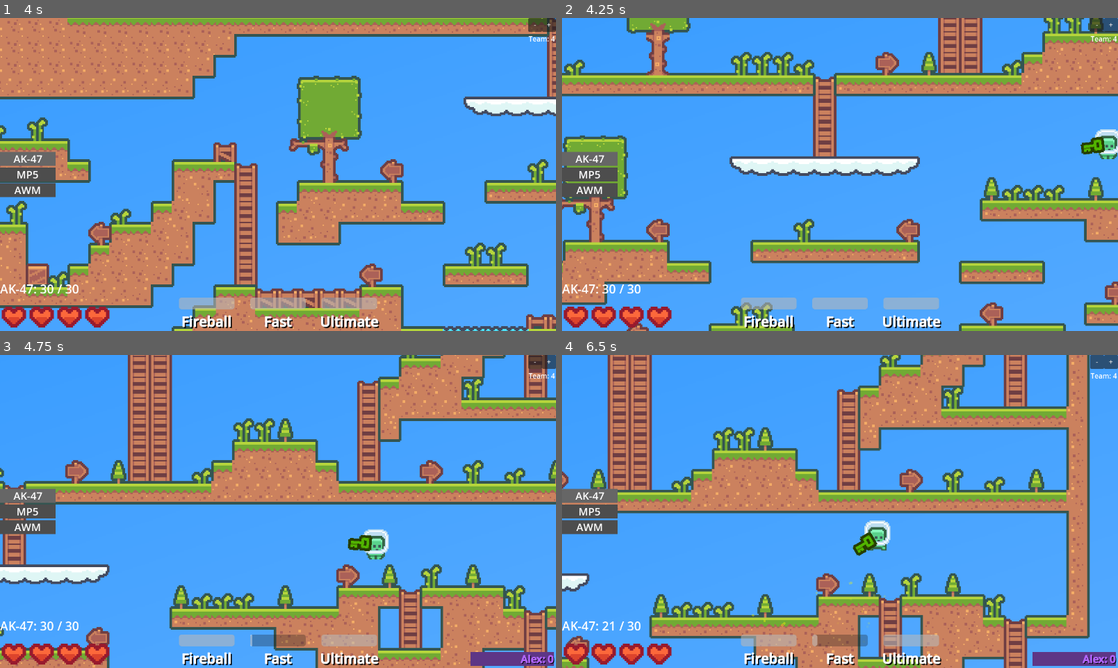
Above: before the commit, frames 1-4 (two rows, left to right).
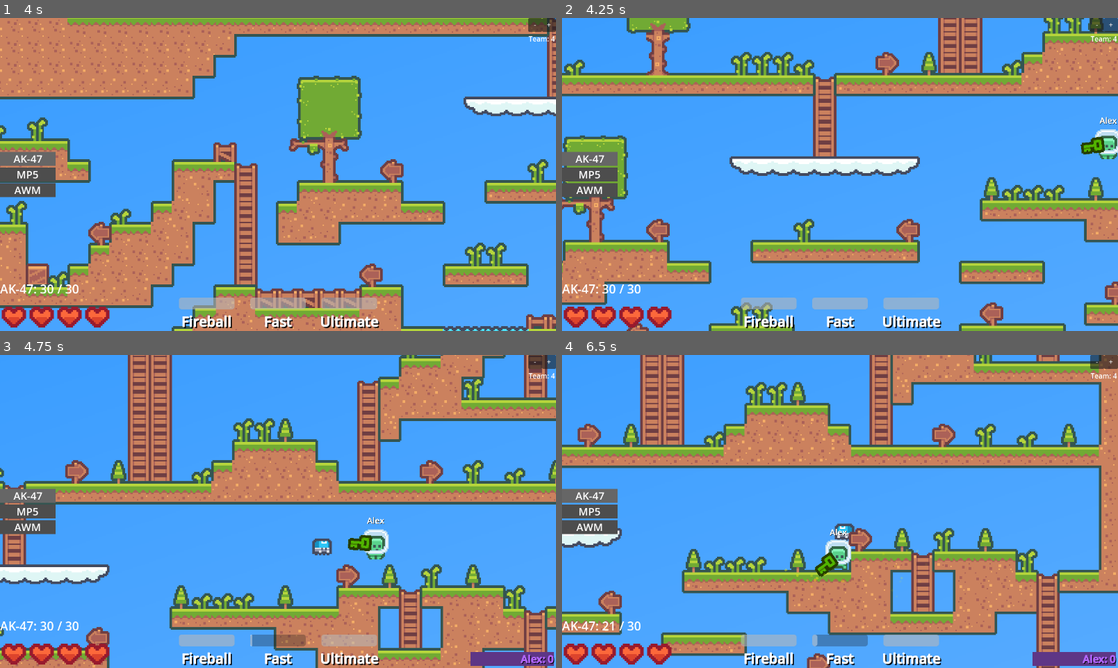
Above: after the commit, the same moments.

Repository: F1zzy31f/Glob-Game
Game: Godot game, scene res://scenes/MainMenu.tscn
The game is run twice, just before and just after one commit, with the same random seed, the same clock (stepped at 60 frames per second) and the same inputs.
Inputs (mouse positions are in pixels of both pictures, inside the frame that each line leads up to):
- Up to frame 1 (4 s): click (278, 136) at 0.52 s; type "Alex" at 0.6 s; click "Play" at 1.25 s; click (278, 136) at 2.02 s; type "12" at 2.1 s; click "Host Game" at 2.75 s; tap Enter at 3.5 s; move the mouse to (400, 158) at 3.52 s; hold D (move_right) from 3.53 s (still down); tap Q (ability_active_1) at 3.6 s; tap Space (jump) at 3.77 s; tap E (ability_active_2) at 3.8 s
- Up to frame 2 (4.25 s): keep holding D (move_right); tap Space (jump) at 4.07 s
- Up to frame 3 (4.75 s): keep holding D (move_right); move the mouse to (166, 527) at 4.27 s; tap E (ability_active_2) at 4.35 s; tap Space (jump) at 4.52 s; tap Z (ability_ultimate) at 4.55 s
- Up to frame 4 (6.5 s): tap Space (jump) at 4.82, 6.02, 6.05, 6.32 s; move the mouse to (895, 442) at 5.02 s; release D (move_right) at 5.03 s; press the mouse at (895, 442) at 5.03 s; hold A (move_left) 5.03-5.78 s; tap Z (ability_ultimate) at 5.1 s; move the mouse to (812, 574) at 5.77 s; release the mouse at (812, 574) at 5.78 s; hold D (move_right) from 5.78 s (still down); click (812, 574) at 5.85 s

Frame 1 is identical in both runs. In frame 2, less than 0.1% of the frame differs, in the area x 96-100%, y 31-34%; in frame 3, 0.2%; in frame 4, 61%, in the area x 0-100%, y 0-100%.

Commit message:
Add gobolin

Diff:
--- a/scenes/Ability.tscn
+++ b/scenes/Ability.tscn
@@ -4,3 +4,5 @@
 
 [node name="Ability" type="Node2D"]
 script = ExtResource("1_w6fpx")
+ultimate_charge = null
+summon_scene = null
--- a/scenes/Fireball.tscn
+++ b/scenes/Fireball.tscn
@@ -31,9 +31,6 @@
 properties/1/path = NodePath(".:linear_velocity")
 properties/1/spawn = true
 properties/1/sync = true
-properties/2/path = NodePath(".:dormant")
-properties/2/spawn = true
-properties/2/sync = true
 
 [node name="Fireball" type="RigidBody2D"]
 physics_material_override = SubResource("PhysicsMaterial_5nlex")
--- /dev/null
+++ b/scenes/Goblin.tscn
@@ -0,0 +1,40 @@
+[gd_scene load_steps=6 format=3 uid="uid://cfm3bcjgjqtck"]
+
+[ext_resource type="Texture2D" uid="uid://c2l5ykjphywn3" path="res://assets/CharacterTileset.png" id="1_4hxfc"]
+[ext_resource type="Script" path="res://scripts/EnemyAI.gd" id="1_fahkt"]
+
+[sub_resource type="CapsuleShape2D" id="CapsuleShape2D_n0ndp"]
+radius = 7.0
+height = 24.0
+
+[sub_resource type="RectangleShape2D" id="RectangleShape2D_w7m3h"]
+size = Vector2(14, 3)
+
+[sub_resource type="SceneReplicationConfig" id="SceneReplicationConfig_g0pct"]
+properties/0/path = NodePath(".:position")
+properties/0/spawn = true
+properties/0/sync = true
+
+[node name="Goblin" type="CharacterBody2D" groups=["Hurtable"]]
+script = ExtResource("1_fahkt")
+speed = 32
+
+[node name="Collider" type="CollisionShape2D" parent="."]
+shape = SubResource("CapsuleShape2D_n0ndp")
+
+[node name="Sprite" type="Sprite2D" parent="."]
+z_index = 3
+texture = ExtResource("1_4hxfc")
+region_enabled = true
+region_rect = Rect2(0, 48, 24, 24)
+
+[node name="Foot" type="Area2D" parent="."]
+collision_layer = 0
+collision_mask = 2
+
+[node name="Collider" type="CollisionShape2D" parent="Foot"]
+position = Vector2(0, 11)
+shape = SubResource("RectangleShape2D_w7m3h")
+
+[node name="MultiplayerSynchronizer" type="MultiplayerSynchronizer" parent="."]
+replication_config = SubResource("SceneReplicationConfig_g0pct")
--- a/scenes/Player.tscn
+++ b/scenes/Player.tscn
@@ -8,6 +8,7 @@
 [ext_resource type="PackedScene" uid="uid://c8sg8bew2kv4q" path="res://scenes/Ability.tscn" id="6_1ee1w"]
 [ext_resource type="Texture2D" uid="uid://fhdr6r5xp6m6" path="res://assets/hearts_empty.png" id="6_k8qsi"]
 [ext_resource type="Texture2D" uid="uid://bxijeinbbgcn2" path="res://assets/hearts_full.png" id="7_4wlsm"]
+[ext_resource type="PackedScene" uid="uid://cfm3bcjgjqtck" path="res://scenes/Goblin.tscn" id="7_qhgxf"]
 
 [sub_resource type="CapsuleShape2D" id="CapsuleShape2D_swevk"]
 radius = 7.0
@@ -39,7 +40,7 @@
 size = Vector2(14, 3)
 
 [sub_resource type="ViewportTexture" id="ViewportTexture_qqooj"]
-viewport_path = NodePath("SubViewport")
+viewport_path = NodePath("OverheadUI")
 
 [sub_resource type="SceneReplicationConfig" id="SceneReplicationConfig_4ei3r"]
 properties/0/path = NodePath(".:position")
@@ -179,10 +180,8 @@
 [node name="Passive" parent="Abilities" instance=ExtResource("6_1ee1w")]
 type = 1
 style = 1
-buff_jump_height = null
 
 [node name="Fireball" parent="Abilities" instance=ExtResource("6_1ee1w")]
-buff_jump_height = null
 
 [node name="Fast" parent="Abilities" instance=ExtResource("6_1ee1w")]
 style = 1
@@ -191,7 +190,9 @@
 
 [node name="Ultimate" parent="Abilities" instance=ExtResource("6_1ee1w")]
 type = 2
-buff_jump_height = null
+style = 2
+ultimate_charge = true
+summon_scene = ExtResource("7_qhgxf")
 
 [node name="CanvasLayer" type="CanvasLayer" parent="."]
 
--- a/scenes/Temporary.tscn
+++ b/scenes/Temporary.tscn
@@ -1,3 +1,7 @@
 [gd_scene format=3 uid="uid://c254mlslgbhh"]
 
 [node name="Temporary" type="Node"]
+
+[node name="MultiplayerSpawner" type="MultiplayerSpawner" parent="."]
+_spawnable_scenes = PackedStringArray("res://scenes/Fireball.tscn", "res://scenes/Goblin.tscn")
+spawn_path = NodePath("..")
--- a/scripts/Ability.gd
+++ b/scripts/Ability.gd
@@ -2,23 +2,30 @@
 extends Node2D
 
 enum AbilityType{ Active, Passive, Ultimate }
-enum AbilityStyle{ Projectile, Buff, Debuff, Area, Summon }
+enum AbilityStyle{ Projectile, Buff, Summon }
 
 @export var type = AbilityType.Active
 @export var style = AbilityStyle.Projectile
 
-@export_group("Active")
+@export_group("Types")
+
+@export_subgroup("Active")
 @export var active_recharge = 32
+@export_subgroup("Ultimate")
+@export var ultimate_charge = true
+
+@export_group("Styles")
 
 @export_subgroup("Projectile")
 @export var projectile_scene = preload("res://scenes/Fireball.tscn")
 @export var projectile_speed = 256
-
 @export_subgroup("Buff")
 @export var buff_duration = 16
 @export var buff_health = 0
 @export var buff_speed = 0
 @export var buff_jump_height = 0
+@export_subgroup("Summon")
+@export var summon_scene = preload("res://scenes/Goblin.tscn")
 
 @onready var player = $"../.."
 
@@ -40,24 +47,56 @@
 
 				match style:
 					AbilityStyle.Projectile:
-						projectile.rpc((global_position - get_global_mouse_position()).normalized().limit_length(1))
+						projectile.rpc(multiplayer.get_unique_id(), (global_position - get_global_mouse_position()).normalized().limit_length(1))
 
 					AbilityStyle.Buff:
-						player.health += buff_health
-						player.speed += buff_speed
-						player.jump_height += buff_jump_height
+						buff()
 
-						await get_tree().create_timer(buff_duration).timeout
+					AbilityStyle.Summon:
+						summon.rpc(multiplayer.get_unique_id(), -(global_position - get_global_mouse_position()).normalized().limit_length(1) * 24)
 
-						player.health -= buff_health
-						player.speed -= buff_speed
-						player.jump_height -= buff_jump_height
+		AbilityType.Ultimate:
+			if ultimate_charge:
+				ultimate_charge = false
+				match style:
+						AbilityStyle.Projectile:
+							projectile.rpc(multiplayer.get_unique_id(), (global_position - get_global_mouse_position()).normalized().limit_length(1))
+
+						AbilityStyle.Buff:
+							buff()
+
+						AbilityStyle.Summon:
+							summon.rpc(multiplayer.get_unique_id(), -(global_position - get_global_mouse_position()).normalized().limit_length(1) * 24)
+
 @rpc("any_peer", "call_local")
-func projectile(aim_normal):
+func projectile(owner_id, aim_normal):
+	if multiplayer.get_unique_id() != 1: return
+
 	var new_projectile = projectile_scene.instantiate()
-	new_projectile.name = str(multiplayer.get_unique_id()) + "_" + new_projectile.name
+	new_projectile.name = str(owner_id) + "_" + new_projectile.name
+	new_projectile.global_position = global_position - (aim_normal * 24)
 
 	Temporary.add_child(new_projectile, true)
 
-	new_projectile.global_position = global_position - (aim_normal * 24)
 	new_projectile.set_axis_velocity(-aim_normal * projectile_speed)
+
+func buff():
+	player.health += buff_health
+	player.speed += buff_speed
+	player.jump_height += buff_jump_height
+
+	await get_tree().create_timer(buff_duration).timeout
+
+	player.health -= buff_health
+	player.speed -= buff_speed
+	player.jump_height -= buff_jump_height
+
+@rpc("any_peer", "call_local")
+func summon(owner_id, offset):
+	if multiplayer.get_unique_id() != 1: return
+
+	var new_summon = summon_scene.instantiate()
+	new_summon.name = str(owner_id) + "_" + new_summon.name
+	new_summon.global_position = global_position + offset
+
+	Temporary.add_child(new_summon, true)
--- /dev/null
+++ b/scripts/EnemyAI.gd
@@ -0,0 +1,80 @@
+extends CharacterBody2D
+
+@export var speed = 96
+@export var jump_height = 48
+@export var climb_speed = 128
+@export var health = 16
+@export var team_index = -1
+
+var gravity = ProjectSettings.get_setting("physics/2d/default_gravity")
+
+@onready var sprite = $Sprite
+
+var on_climbable = false
+
+class input:
+	var jump = false
+	var move_left = 0
+	var move_right = 0
+var ai_input = input.new()
+
+func _enter_tree():
+	set_multiplayer_authority(int(name.split("_")[0]), true)
+
+func _process(delta):
+	var target = Peers.get_child(1)
+	var target_vector = global_position - target.global_position
+
+	if target_vector.x > 24:
+		ai_input.move_left = 1
+		ai_input.move_right = 0
+	elif target_vector.x < -24:
+		ai_input.move_left = 0
+		ai_input.move_right = 1
+	else:
+		ai_input.move_left = 0
+		ai_input.move_right = 0
+
+	if target_vector.y > 16:
+		ai_input.jump = true
+	else:
+		ai_input.jump = false
+
+func _physics_process(delta):
+	if not is_multiplayer_authority(): return
+
+	# Dying
+	if health <= 0 or global_position.y > 64:
+		queue_free()
+
+	# Movement
+	if not is_on_floor():
+		velocity.y += gravity * delta
+
+	if ai_input.jump and on_climbable:
+		velocity.y = -climb_speed
+	elif ai_input.jump and is_on_floor():
+			velocity.y = -sqrt(jump_height * 2 * gravity)
+
+	var direction = -ai_input.move_left + ai_input.move_right
+	if direction:
+		velocity.x = direction * speed
+		#sprite.animation = "walk"
+		sprite.flip_h = true if velocity.x > 0 else false
+	else:
+		#sprite.animation = "idle"
+		velocity.x = move_toward(velocity.x, 0, speed)
+
+	move_and_slide()
+
+@rpc("any_peer", "call_local")
+func hurt(amount):
+	if not is_multiplayer_authority(): return
+
+	health -= amount
+
+func _on_foot_body_entered(_area):
+	on_climbable = true
+
+func _on_foot_body_exited(_area):
+	on_climbable = false
--- a/scripts/Fireball.gd
+++ b/scripts/Fireball.gd
@@ -1,14 +1,9 @@
 extends RigidBody2D
-
-@export var dormant = false
 
 @onready var blast_radius = $BlastRadius
 
 func _enter_tree():
 	set_multiplayer_authority(int(name.split("_")[0]), true)
-
-func _process(_delta):
-	visible = !dormant
 
 func _on_body_entered(_body):
 	if not is_multiplayer_authority(): return
--- a/scripts/Player.gd
+++ b/scripts/Player.gd
@@ -96,6 +96,8 @@
 		abilities.get_child(1).activate()
 	if Input.is_action_just_pressed("ability_active_2"):
 		abilities.get_child(2).activate()
+	if Input.is_action_just_pressed("ability_ultimate"):
+		abilities.get_child(3).activate()
 
 	# Score
 	score = kills - deaths
@@ -180,7 +182,6 @@
 	if not is_multiplayer_authority(): return
 
 	recent_damager = multiplayer.get_remote_sender_id()
-	print(multiplayer.get_remote_sender_id())
 
 	health -= amount
 	ambient_healing_timer = 0
Not shown: 1 places in scenes/Player.tscn that only renumber resources
